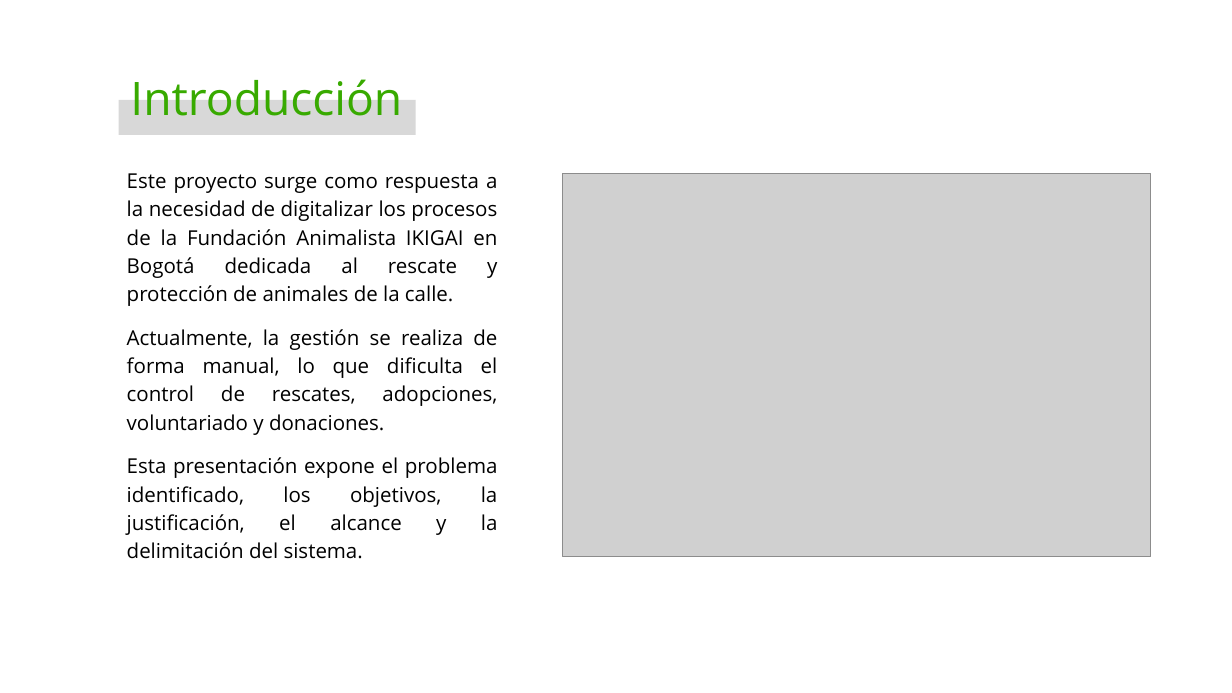
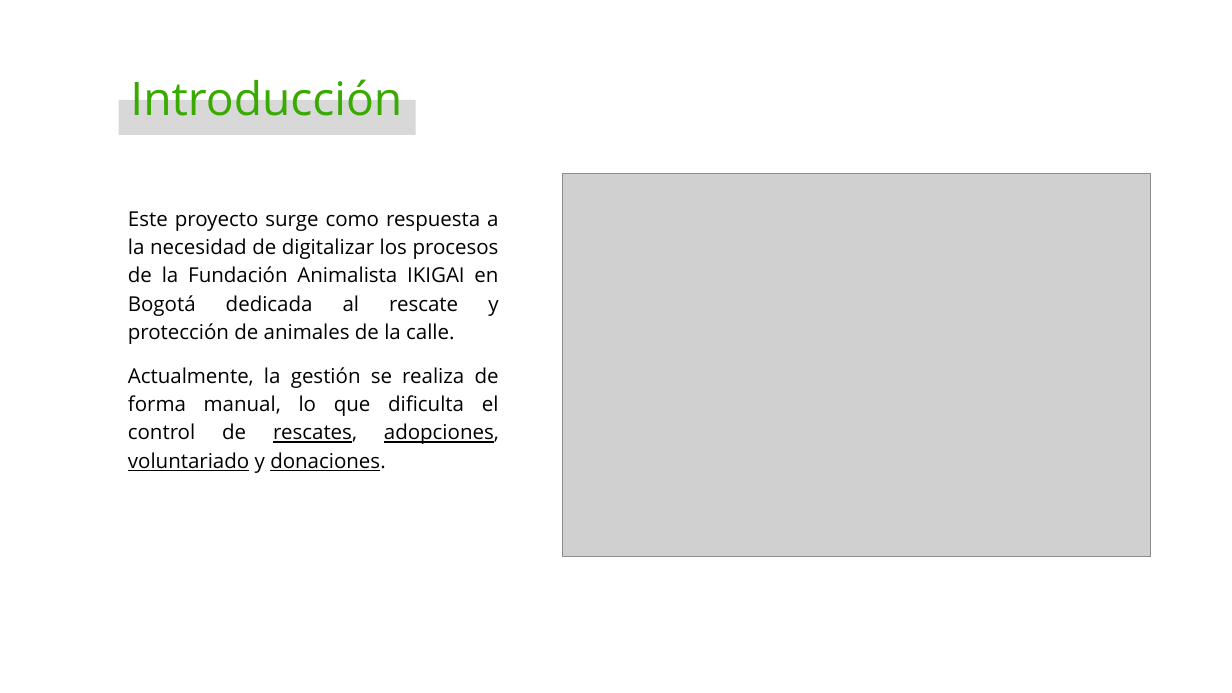
Before and after one commit to Pauland08/Proyecto-Zaap, a slide deck: slide 3 of _docs/trim_02/Contextualización Proyecto/3. Presentación del Proyecto.pptx. Drawn at 1232x693 pixels with LibreOffice and Linux fonts; fonts in the diff are those of the drawing; grey boxes stand for pictures; background and template pictures are left out. Boxes give left, top, right and bottom in pixels: in the first picture for what was removed or moved away, otherwise in the second. Text is boxed around its words. In the diff, an @@ line names an element or a change of style, - is before the commit and + after.

```diff
--- a/_docs/trim_02/Contextualización Proyecto/3. Presentación del Proyecto.pptx
+++ b/_docs/trim_02/Contextualización Proyecto/3. Presentación del Proyecto.pptx
@@ text "Este proyecto surge como respuesta ...": place and size @@
-text "Este proyecto surge como respuesta ..." at <box>127,173,498,559</box>
+text "Este proyecto surge como respuesta ..." at <box>128,211,499,473</box>
@@ text at <box>128,367,499,473</box>: underline on in "rescates, adopciones, voluntariado donaciones." @@
@@ text at <box>127,457,498,559</box>: paragraph removed @@
-Esta presentación expone el problema identificado, los objetivos, la justificación, el alcance y la delimitación del sistema.
```
Also in this commit, not shown: 4 other slides changed, 13 other files.
